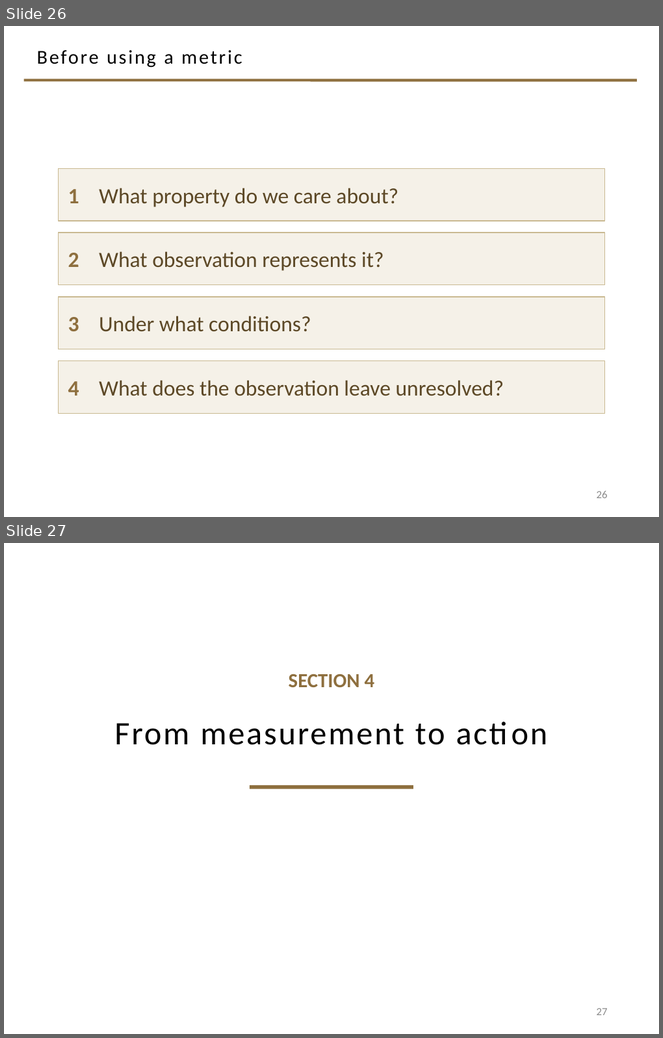
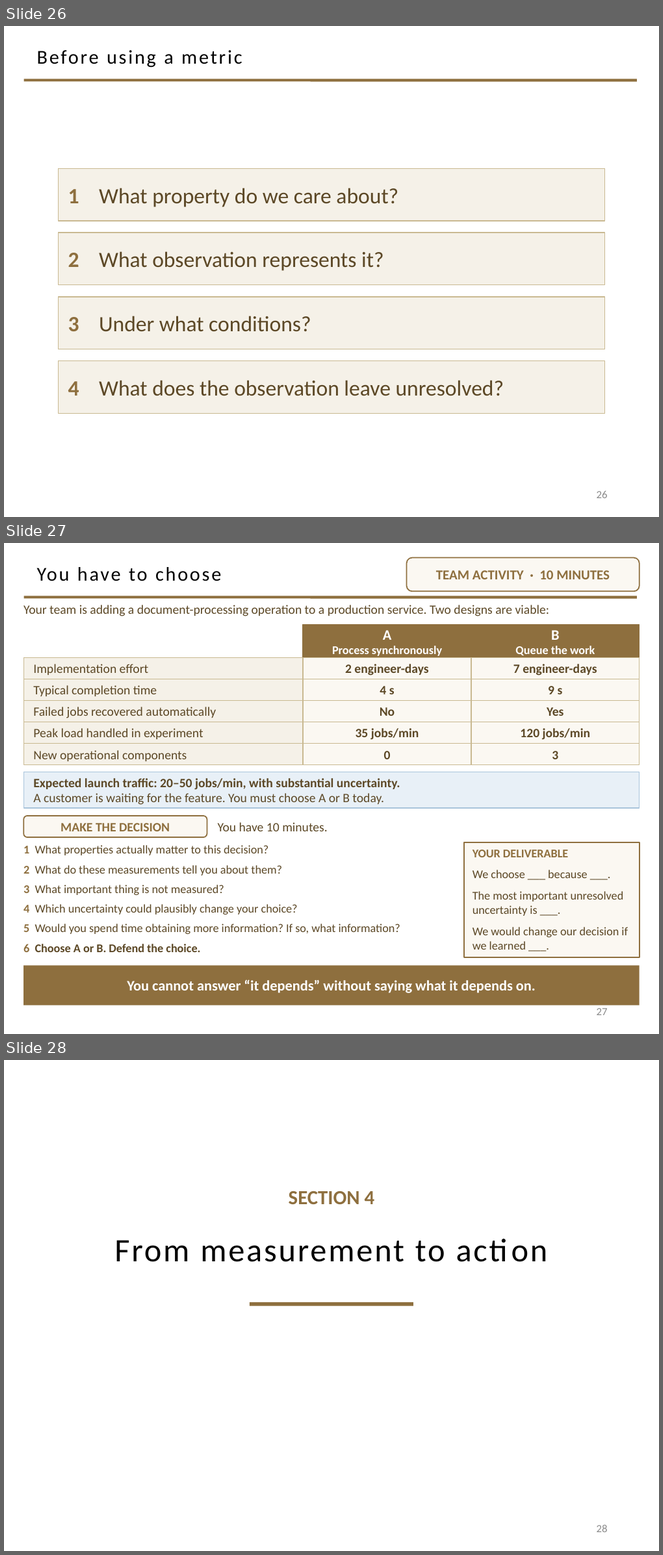
Before and after one commit to davisjam/model-based-agentic-software-engineering, a slide deck: course/lectures/act-1-foundations/09-engineering-decision-making-and-metrics/1-9-Engineering-Decision-Making-and-Metrics.pptx. Shown one above the other, each under a label of ours: slides 26 and 27 before the commit, slides 26, 27 and 28 after it. The pictures are 663x1038 and 663x1555 pixels, drawn with LibreOffice and Linux fonts; fonts in the diff are those of the drawing; background and template pictures are left out. Boxes give left, top, right and bottom in pixels: in the first picture for what was removed or moved away, otherwise in the second. Text is boxed around its words. In the diff, an @@ line names an element or a change of style, - is before the commit and + after.

```diff
--- a/course/lectures/act-1-foundations/09-engineering-decision-making-and-metrics/1-9-Engineering-Decision-Making-and-Metrics.pptx
+++ b/course/lectures/act-1-foundations/09-engineering-decision-making-and-metrics/1-9-Engineering-Decision-Making-and-Metrics.pptx
@@ slide 27 added at [4,543,659,1034], background #FFFFFF; not listed: 1 template element that a slide beside it also shows @@
@@ rounded rectangle added at [407,557,640,591], fill #FBF8F2, outline #8E6F3E 1.25 pt, 15 pt, text #8E6F3E, bold @@
+TEAM ACTIVITY · 10 MINUTES
@@ title added at [37,567,221,581], 21.6 pt, text #000000 @@
+You have to choose
@@ text added at [24,605,550,616], 14 pt, text #5C4826 @@
+Your team is adding a document-processing operation to a production service. Two designs are viable:
@@ rectangle added at [304,625,472,657], fill #8E6F3E, outline #8E6F3E 1 pt, 13 pt, text #FFFFFF, bold @@
+A
+Process synchronously
@@ rectangle added at [471,625,640,657], fill #8E6F3E, outline #8E6F3E 1 pt, 13 pt, text #FFFFFF, bold @@
+B
+Queue the work
@@ rectangle added at [24,657,304,679], fill #F5F1E8, outline #C9B991 1 pt, 14 pt, text #5C4826 @@
+Implementation effort
@@ rectangle added at [304,657,472,679], fill #FBF8F2, outline #C9B991 1 pt, 14 pt, text #5C4826, bold @@
+2 engineer-days
@@ rectangle added at [471,657,640,679], fill #FBF8F2, outline #C9B991 1 pt, 14 pt, text #5C4826, bold @@
+7 engineer-days
@@ rectangle added at [24,679,304,701], fill #F5F1E8, outline #C9B991 1 pt, 14 pt, text #5C4826 @@
+Typical completion time
@@ rectangle added at [304,679,472,701], fill #FBF8F2, outline #C9B991 1 pt, 14 pt, text #5C4826, bold @@
+4 s
@@ rectangle added at [471,679,640,701], fill #FBF8F2, outline #C9B991 1 pt, 14 pt, text #5C4826, bold @@
+9 s
@@ rectangle added at [24,701,304,722], fill #F5F1E8, outline #C9B991 1 pt, 14 pt, text #5C4826 @@
+Failed jobs recovered automatically
@@ rectangle added at [304,701,472,722], fill #FBF8F2, outline #C9B991 1 pt, 14 pt, text #5C4826, bold @@
+No
@@ rectangle added at [471,701,640,722], fill #FBF8F2, outline #C9B991 1 pt, 14 pt, text #5C4826, bold @@
+Yes
@@ rectangle added at [24,722,304,743], fill #F5F1E8, outline #C9B991 1 pt, 14 pt, text #5C4826 @@
+Peak load handled in experiment
@@ rectangle added at [304,722,472,743], fill #FBF8F2, outline #C9B991 1 pt, 14 pt, text #5C4826, bold @@
+35 jobs/min
@@ rectangle added at [471,722,640,743], fill #FBF8F2, outline #C9B991 1 pt, 14 pt, text #5C4826, bold @@
+120 jobs/min
@@ rectangle added at [24,743,304,765], fill #F5F1E8, outline #C9B991 1 pt, 14 pt, text #5C4826 @@
+New operational components
@@ rectangle added at [304,743,472,765], fill #FBF8F2, outline #C9B991 1 pt, 14 pt, text #5C4826, bold @@
+0
@@ rectangle added at [471,743,640,765], fill #FBF8F2, outline #C9B991 1 pt, 14 pt, text #5C4826, bold @@
+3
@@ rectangle added at [24,772,640,808], fill #E8F0F7, outline #A9C4DB 1 pt, 14 pt, text #5C4826, bold @@
+Expected launch traffic: 20–50 jobs/min, with substantial uncertainty.
+A customer is waiting for the feature. You must choose A or B today.
@@ rounded rectangle added at [24,816,207,838], fill #FBF8F2, outline #8E6F3E 1.25 pt, 14 pt, text #8E6F3E, bold @@
+MAKE THE DECISION
@@ text added at [218,823,328,832], 14 pt, text #5C4826 @@
+You have 10 minutes.
@@ text added at [24,845,400,953], 13 pt, text #5C4826 @@
+1 What properties actually matter to this decision?
+2 What do these measurements tell you about them?
+3 What important thing is not measured?
+4 Which uncertainty could plausibly change your choice?
+5 Would you spend time obtaining more information? If so, what information?
+6 Choose A or B. Defend the choice.
@@ rectangle added at [465,843,640,958], fill #FBF8F2, outline #8E6F3E 1.25 pt, 13 pt, text #5C4826 @@
+YOUR DELIVERABLE
+We choose ___ because ___.
+The most important unresolved uncertainty is ___.
+We would change our decision if we learned ___.
@@ rectangle added at [24,965,640,1006], fill #8E6F3E, 16 pt, text #FFFFFF, bold @@
+You cannot answer “it depends” without saying what it depends on.
@@ page number added at [597,1008,608,1016], 12 pt, text #8C8C8C @@
+27
@@ what was slide 27 is now slide 28 @@
@@ page number at [597,1525,608,1533]: text changed @@
-27
+28
```
Also in this commit, not shown: 1 slide changed.
